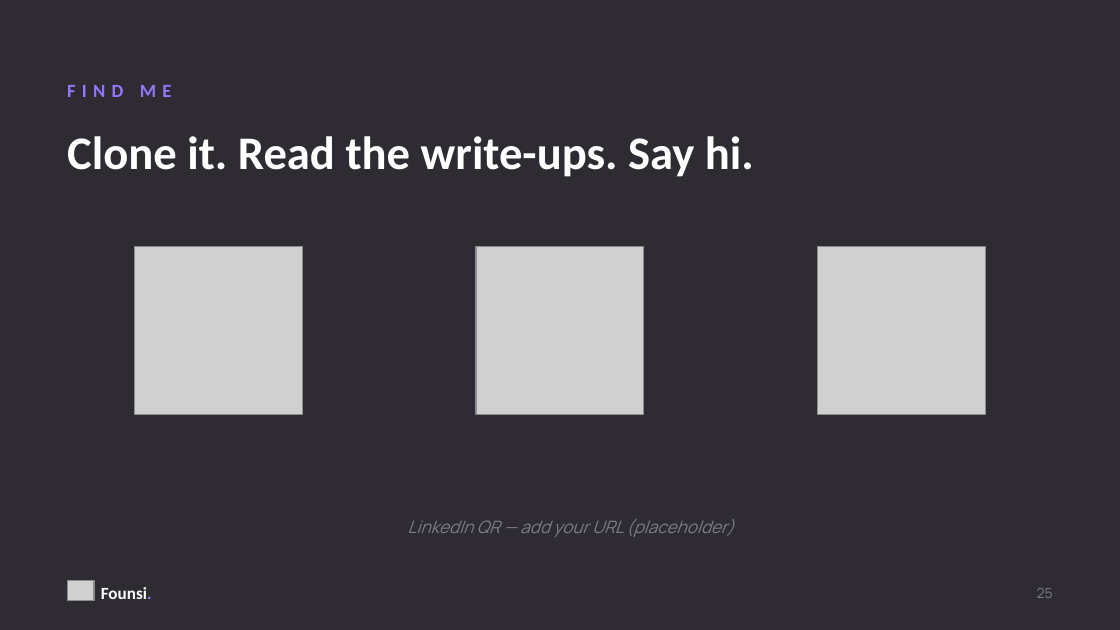
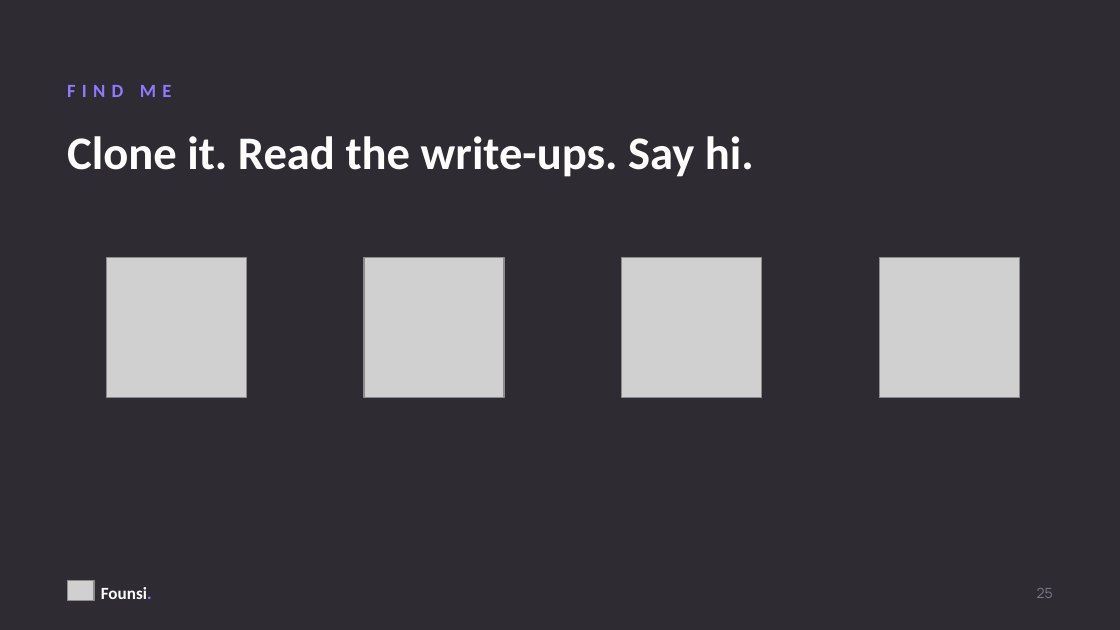
Before and after one commit to kanishkpatel1995/agent-harness, a slide deck: slide 25 of presentation/founsi-context-engineering.pptx. Drawn at 1120x630 pixels with LibreOffice and Linux fonts; fonts in the diff are those of the drawing; grey boxes stand for pictures. Boxes give left, top, right and bottom in pixels: in the first picture for what was removed or moved away, otherwise in the second. Text is boxed around its words. In the diff, an @@ line names an element or a change of style, - is before the commit and + after.

```diff
--- a/presentation/founsi-context-engineering.pptx
+++ b/presentation/founsi-context-engineering.pptx
@@ picture: place and size @@
-picture at box(134, 246, 302, 414)
+picture at box(106, 258, 246, 398)
@@ picture: place and size @@
-picture at box(476, 246, 644, 414)
+picture at box(364, 258, 504, 398)
@@ picture: place and size @@
-picture at box(818, 246, 986, 414)
+picture at box(622, 258, 762, 398)
@@ picture added at box(879, 258, 1019, 398) @@
@@ text removed at box(408, 519, 734, 537) @@
-LinkedIn QR — add your URL (placeholder)
```
Also in this commit, not shown: 5 other files.
